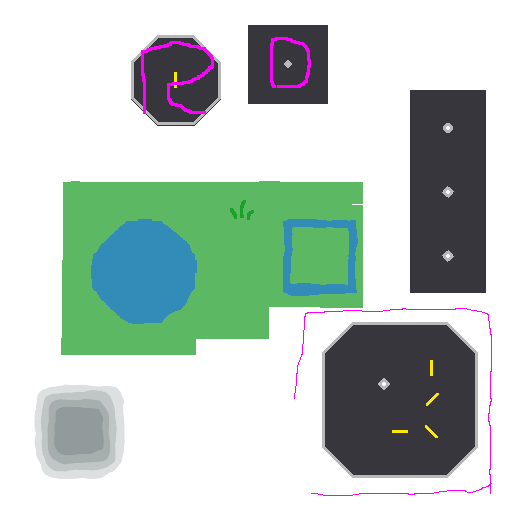
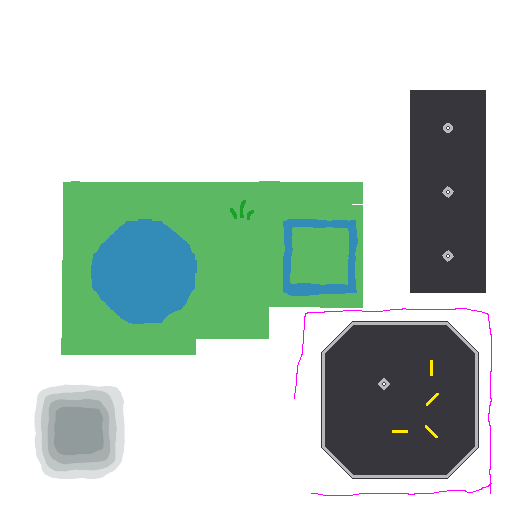
Before/after of a 512 × 512 layered artwork. What changed in the layer stack:
painted on "Deprecated" over [141, 37, 311, 114]
painted on "Background" over [131, 25, 479, 479]
